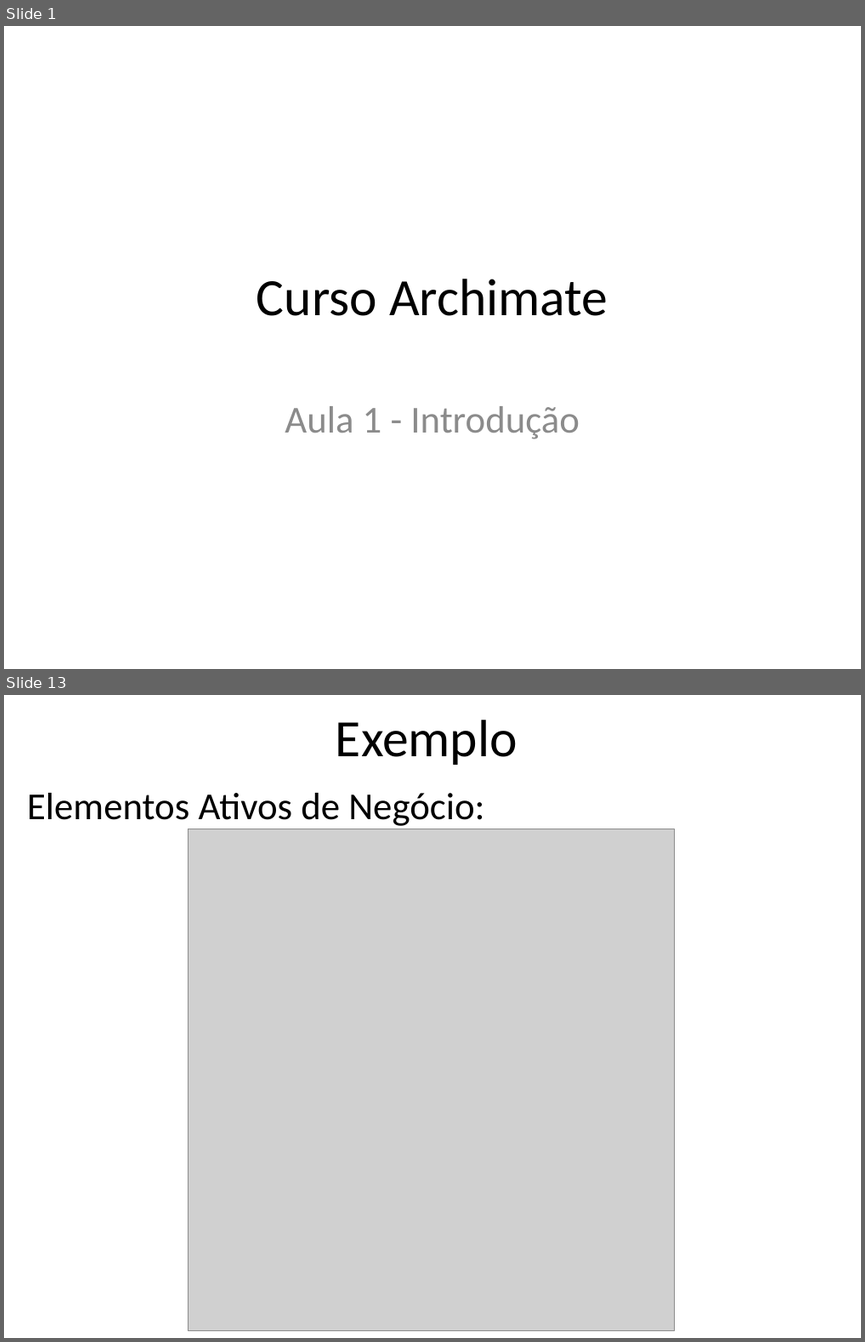
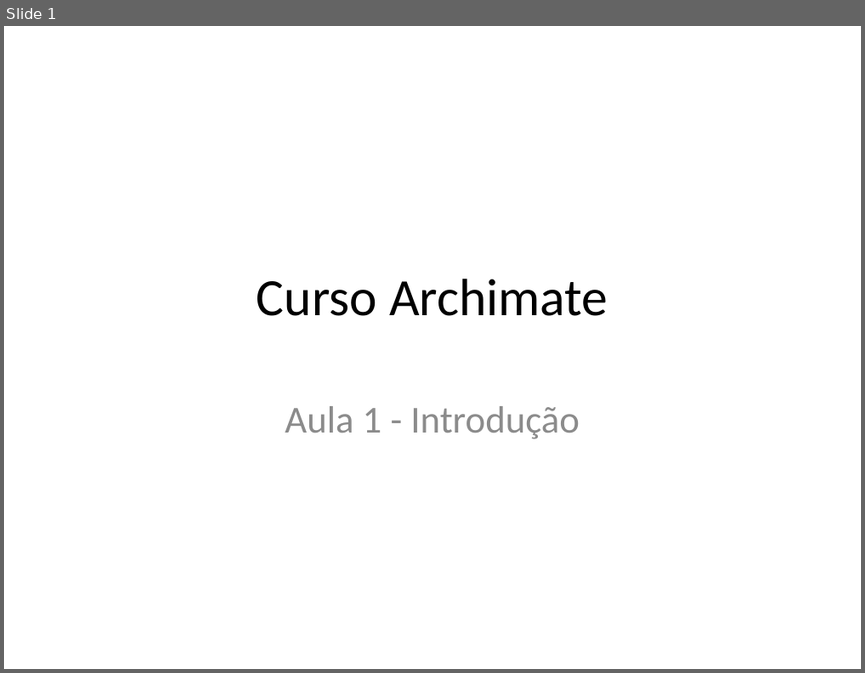
Before and after one commit to Vanzz/Educacao, a slide deck: Archimate/Archimate Curso/Curso Archimate - Aula 1.pptx. Shown one above the other, each under a label of ours: slides 1 and 13 before the commit, slide 1 after it; the slides between them are not shown. The pictures are 865x1342 and 865x673 pixels, drawn with LibreOffice and Linux fonts; fonts in the diff are those of the drawing; grey boxes stand for pictures. Boxes give left, top, right and bottom in pixels: in the first picture for what was removed or moved away, otherwise in the second. Text is boxed around its words. In the diff, an @@ line names an element or a change of style, - is before the commit and + after.

```diff
--- a/Archimate/Archimate Curso/Curso Archimate - Aula 1.pptx
+++ b/Archimate/Archimate Curso/Curso Archimate - Aula 1.pptx
@@ slide 13 removed at box(4, 695, 861, 1338), background #FFFFFF @@
@@ title removed at box(336, 720, 517, 765) @@
-Exemplo
@@ text removed at box(27, 793, 484, 829) @@
-Elementos Ativos de Negócio:
@@ picture removed at box(188, 828, 674, 1331) @@
```
Also in this commit, not shown: 1 slide changed, 10 slides added, 55 other slides removed, 14 other files.
